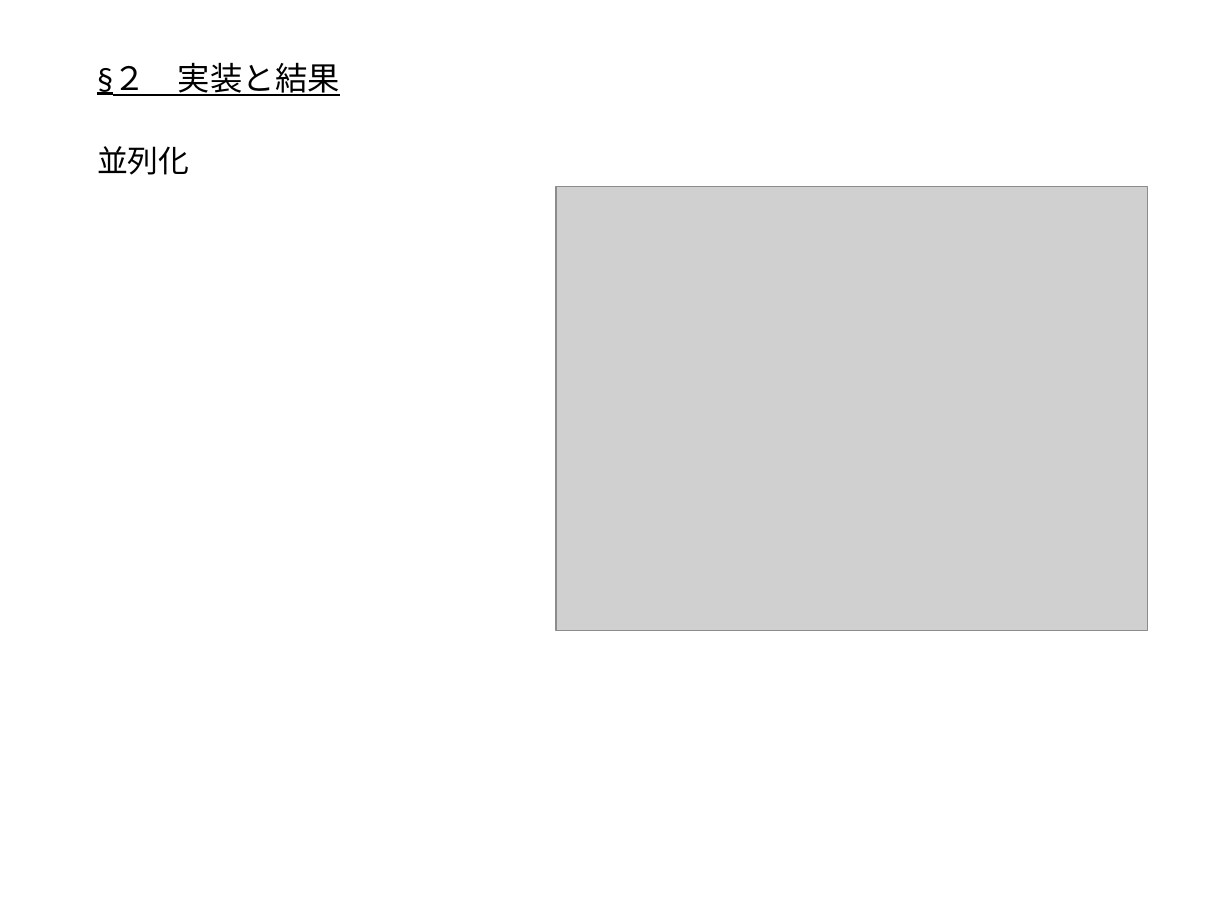
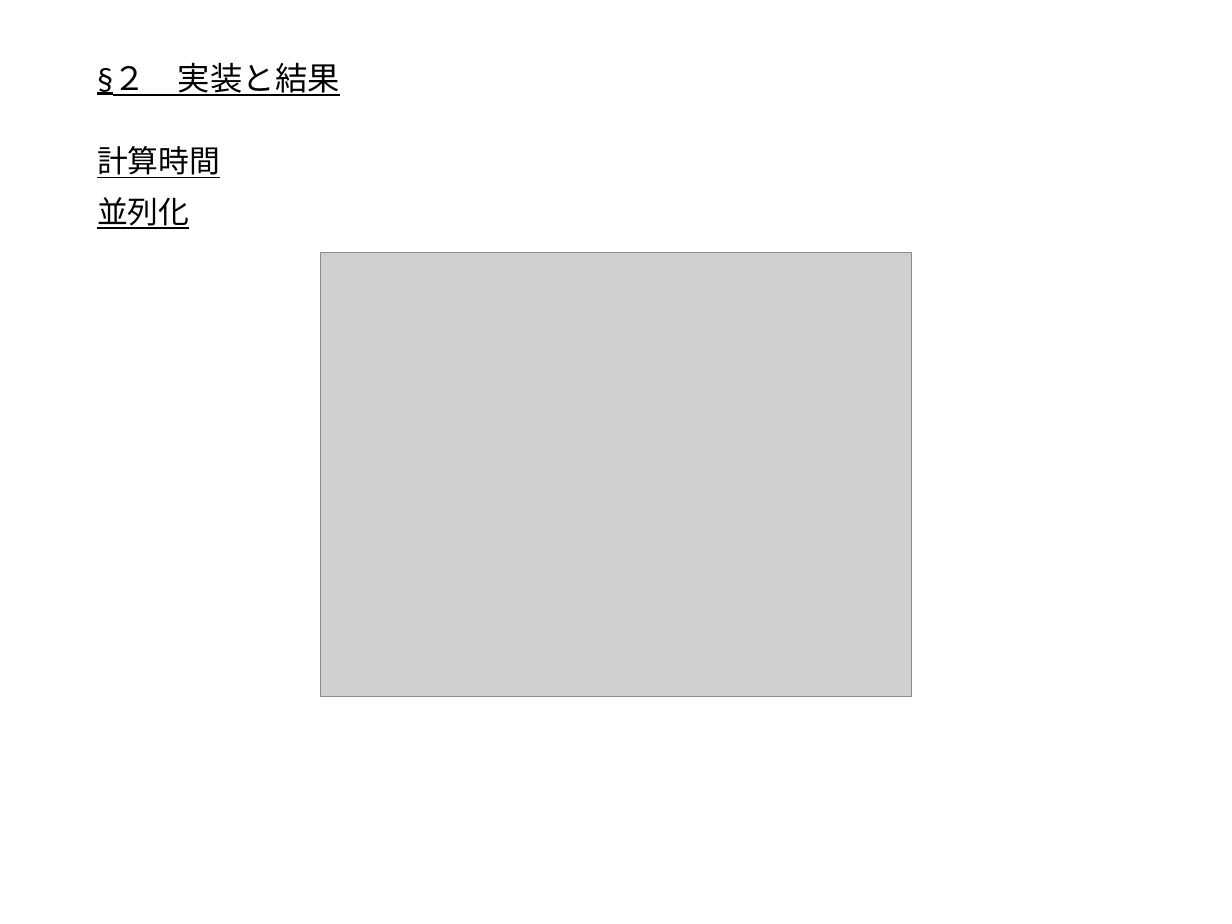
Before and after one commit to outk/graduate_thesis, a slide deck: slide 42 of 量子状態トモグラフィー.pptx. Drawn at 1232x924 pixels with LibreOffice and Linux fonts; fonts in the diff are those of the drawing; grey boxes stand for pictures. Boxes give left, top, right and bottom in pixels: in the first picture for what was removed or moved away, otherwise in the second. Text is boxed around its words. In the diff, an @@ line names an element or a change of style, - is before the commit and + after.

```diff
--- a/量子状態トモグラフィー.pptx
+++ b/量子状態トモグラフィー.pptx
@@ text at [97,146,220,178]: paragraph added @@
+計算時間
@@ text at [97,197,189,229]: underline on in "並列化" @@
@@ picture: place and size @@
-picture at [556,187,1147,631]
+picture at [320,253,912,696]
```
Also in this commit, not shown: 3 other slides changed, 3 slides added.
